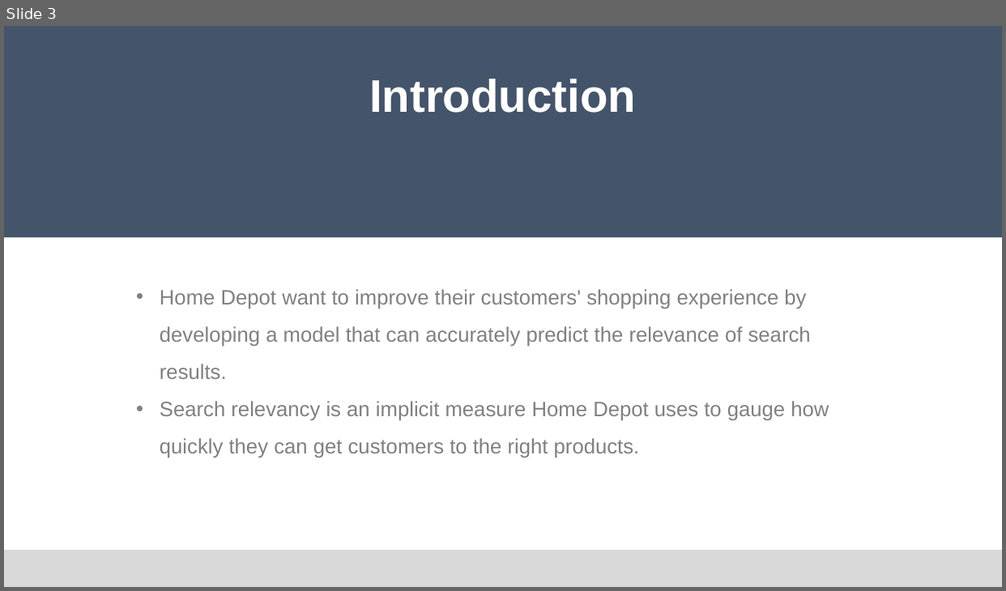
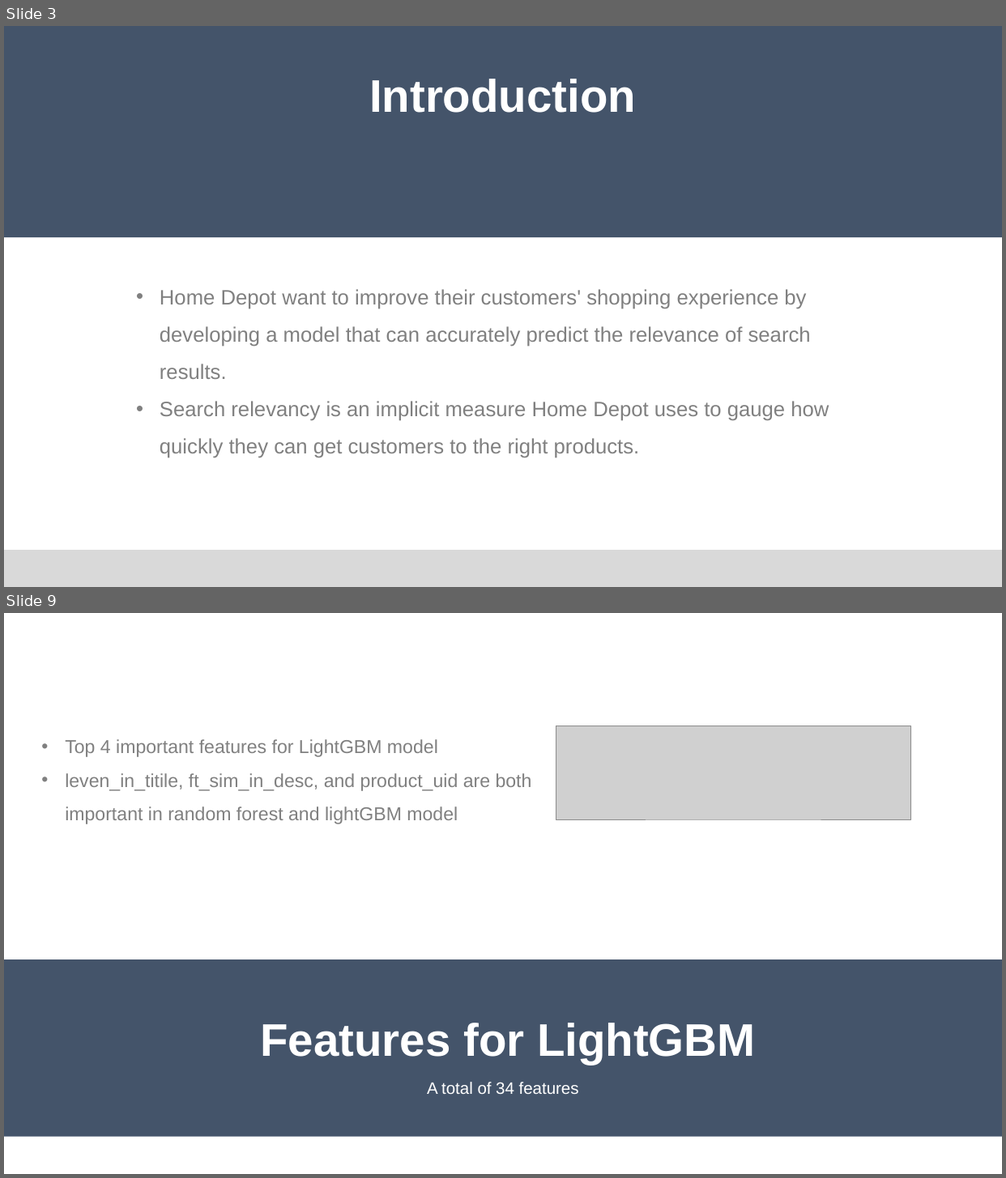
Before and after one commit to Edwardkang1004/Springboard, a slide deck: Capstone Project 2/Capstone Project 2.pptx. Shown one above the other, each under a label of ours: slide 3 before the commit, slides 3 and 9 after it; the slides between them are not shown. The pictures are 1006x591 and 1006x1178 pixels, drawn with LibreOffice and Linux fonts; fonts in the diff are those of the drawing; grey boxes stand for pictures. Boxes give left, top, right and bottom in pixels: in the first picture for what was removed or moved away, otherwise in the second. Text is boxed around its words. In the diff, an @@ line names an element or a change of style, - is before the commit and + after.

```diff
--- a/Capstone Project 2/Capstone Project 2.pptx
+++ b/Capstone Project 2/Capstone Project 2.pptx
@@ slide 9 added at (x1=4, y1=613, x2=1002, y2=1174), background #FFFFFF @@
@@ picture added at (x1=556, y1=726, x2=910, y2=820) @@
@@ text added at (x1=65, y1=739, x2=532, y2=824), 18 pt, text #808080 @@
+• Top 4 important features for LightGBM model
+• leven_in_titile, ft_sim_in_desc, and product_uid are both important in random forest and lightGBM model
@@ rectangle added at (x1=4, y1=960, x2=1002, y2=1137), fill #44546A @@
@@ text added at (x1=260, y1=1023, x2=755, y2=1064), 44 pt, text #FFFFFF, bold @@
+Features for LightGBM
@@ text added at (x1=427, y1=1082, x2=579, y2=1094), 16 pt, text #FFFFFF @@
+A total of 34 features
```
Also in this commit, not shown: 8 slides changed, 1 slide removed, 1 other file.
